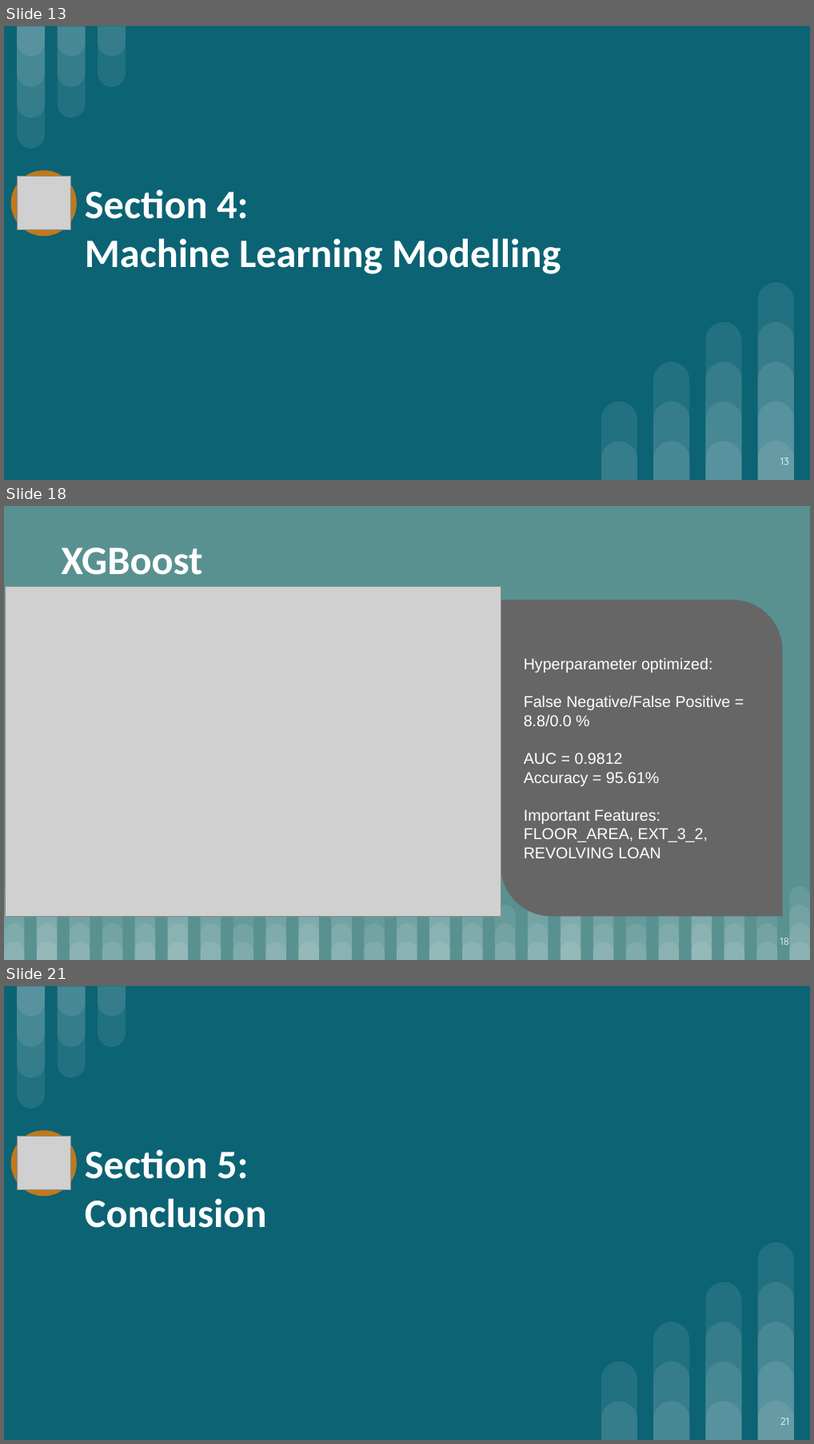
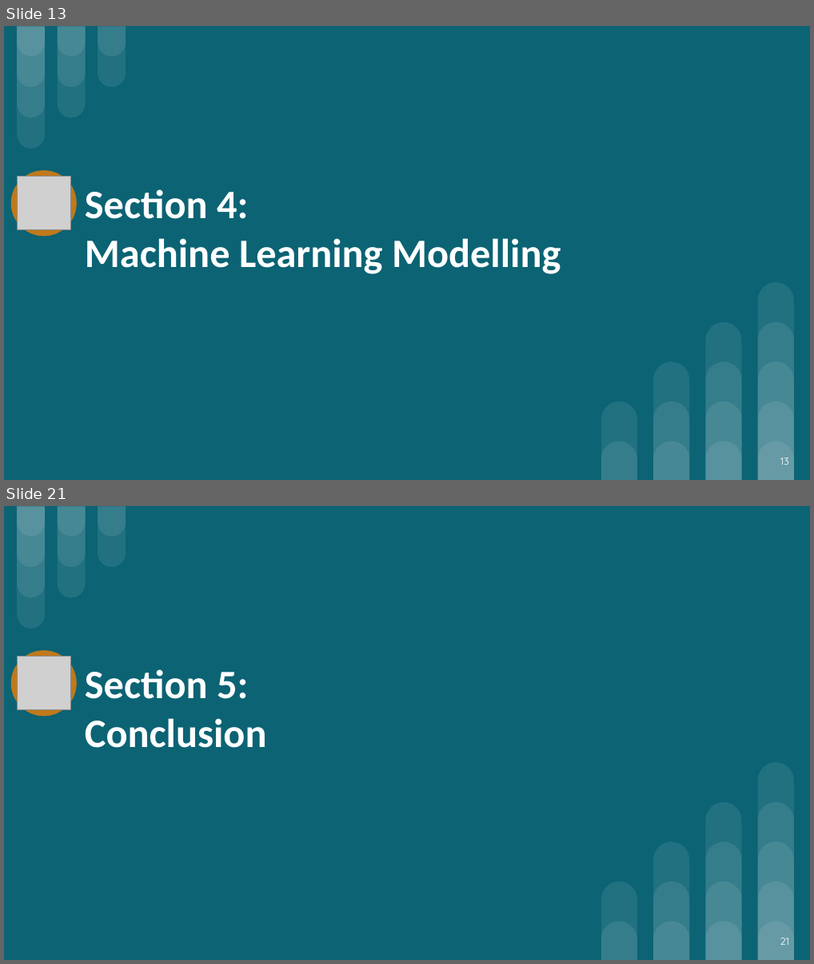
Before and after one commit to saimoom026/Springboard, a slide deck: springboard/Capstone Three/HomeCreditGroup-LoanDefaulterPrediction-SlideDeck.pptx. Shown one above the other, each under a label of ours: slides 13, 18 and 21 before the commit, slides 13 and 21 after it; the slides between them are not shown. The pictures are 814x1444 and 814x964 pixels, drawn with LibreOffice and Linux fonts; fonts in the diff are those of the drawing; grey boxes stand for pictures. Boxes give left, top, right and bottom in pixels: in the first picture for what was removed or moved away, otherwise in the second. Text is boxed around its words. In the diff, an @@ line names an element or a change of style, - is before the commit and + after.

```diff
--- a/springboard/Capstone Three/HomeCreditGroup-LoanDefaulterPrediction-SlideDeck.pptx
+++ b/springboard/Capstone Three/HomeCreditGroup-LoanDefaulterPrediction-SlideDeck.pptx
@@ slide 18 removed at (4,506,810,960), background #599191 @@
@@ text removed at (61,548,202,575) @@
-XGBoost
@@ picture removed at (5,587,501,916) @@
@@ round diag rect removed at (502,600,783,916) @@
-Hyperparameter optimized:
-False Negative/False Positive = 8.8/0.0 %
-AUC = 0.9812
-Accuracy = 95.61%
-Important Features:
-FLOOR_AREA, EXT_3_2, REVOLVING LOAN
@@ page number removed at (781,937,790,944) @@
-18
@@ group removed at (4,868,810,959): 100 round same rects @@
```
Also in this commit, not shown: 8 slides changed, 3 slides added, 2 other slides removed, 1 other file.
